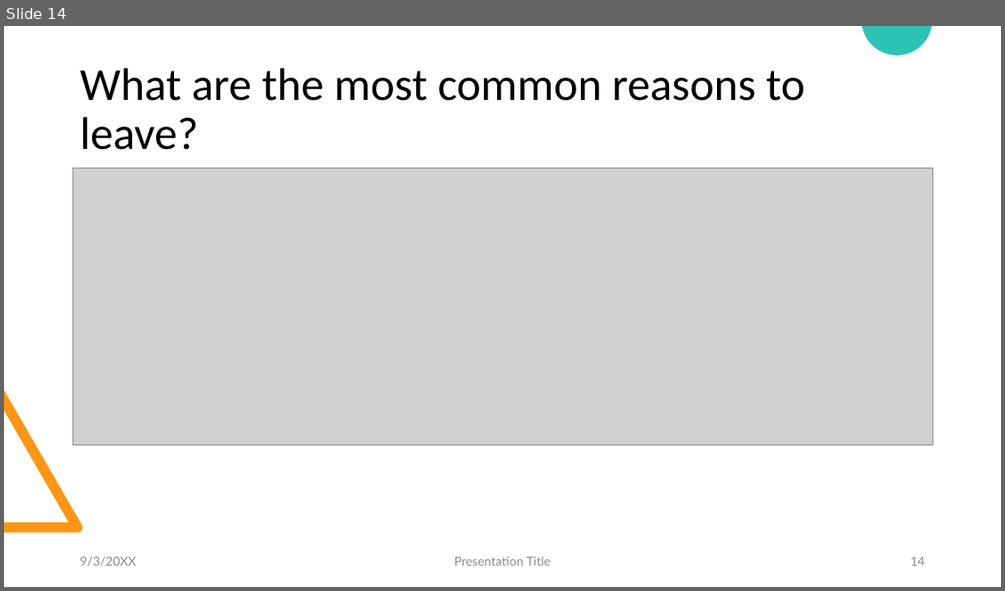
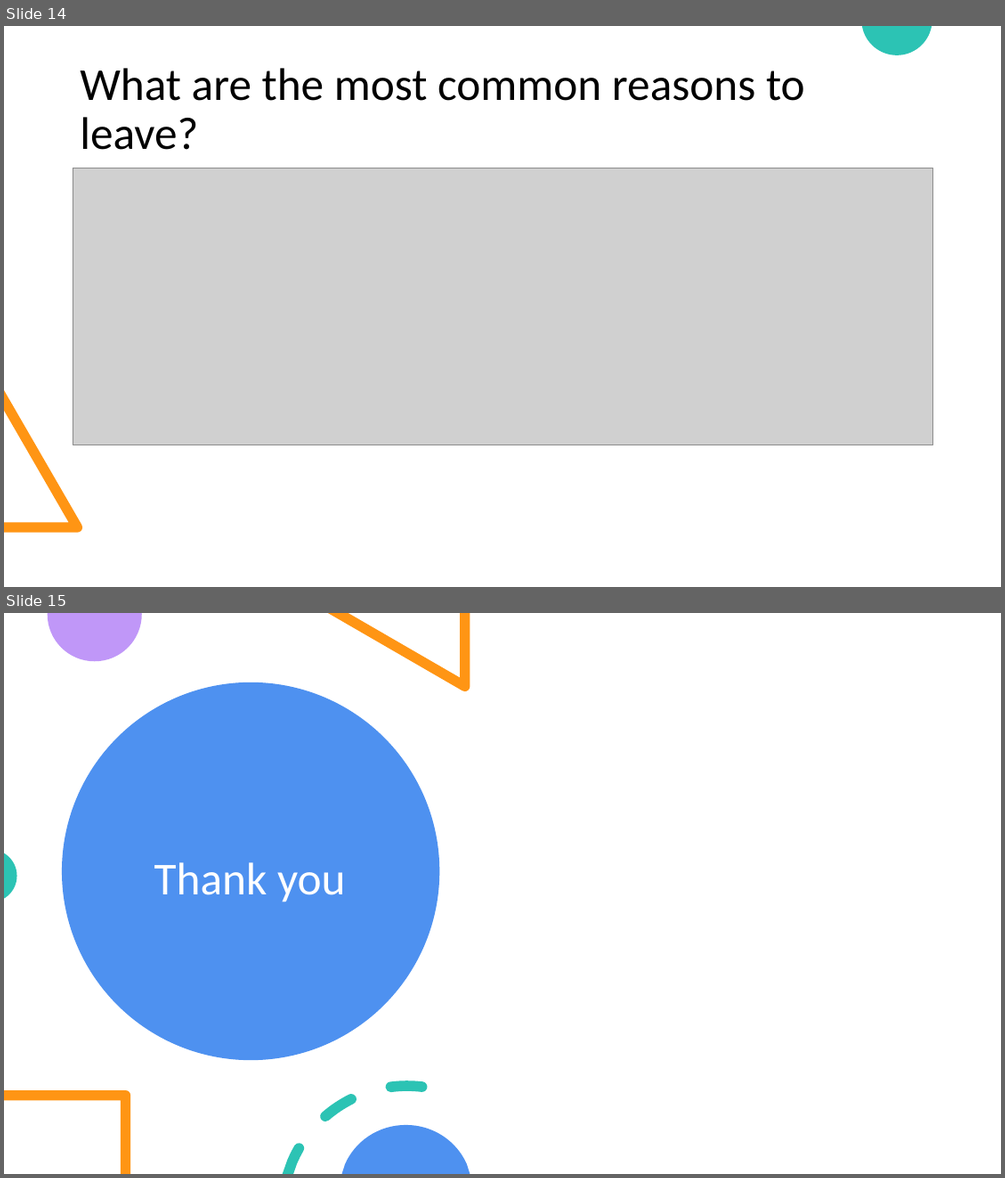
Before and after one commit to gmedina-mx/cs8631-datamngmt-ncl-final-assignment, a slide deck: reports/presentation.pptx. Shown one above the other, each under a label of ours: slide 14 before the commit, slides 14 and 15 after it. The pictures are 1005x591 and 1005x1178 pixels, drawn with LibreOffice and Linux fonts; fonts in the diff are those of the drawing; grey boxes stand for pictures. Boxes give left, top, right and bottom in pixels: in the first picture for what was removed or moved away, otherwise in the second. Text is boxed around its words. In the diff, an @@ line names an element or a change of style, - is before the commit and + after.

```diff
--- a/reports/presentation.pptx
+++ b/reports/presentation.pptx
@@ slide 15 added at (x1=4, y1=613, x2=1001, y2=1174), background #FFFFFF @@
@@ freeform shape added at (x1=48, y1=613, x2=142, y2=662), fill #C097F8 @@
@@ freeform shape added at (x1=328, y1=613, x2=469, y2=691), fill #FF9514 @@
@@ ellipse added at (x1=62, y1=682, x2=439, y2=1060), fill #4E91F0 @@
@@ freeform shape added at (x1=4, y1=853, x2=16, y2=898), fill #2CC3B4 @@
@@ title added at (x1=154, y1=862, x2=346, y2=902), 44 pt, text #FFFFFF @@
+Thank you
@@ freeform shape added at (x1=4, y1=1090, x2=130, y2=1174), fill #FF9514 @@
@@ freeform shape added at (x1=283, y1=1080, x2=428, y2=1174), fill #2CC3B4 @@
@@ freeform shape added at (x1=342, y1=1125, x2=469, y2=1174), fill #4E91F0 @@
@@ slide 14 changed as well @@
@@ text removed at (x1=80, y1=556, x2=136, y2=566) @@
-9/3/20XX
@@ text removed at (x1=454, y1=556, x2=550, y2=565) @@
-Presentation Title
@@ page number removed at (x1=910, y1=556, x2=924, y2=565) @@
-14
```
Also in this commit, not shown: 10 other slides changed, 1 other slide added, 2 slides removed, 1 other file.
